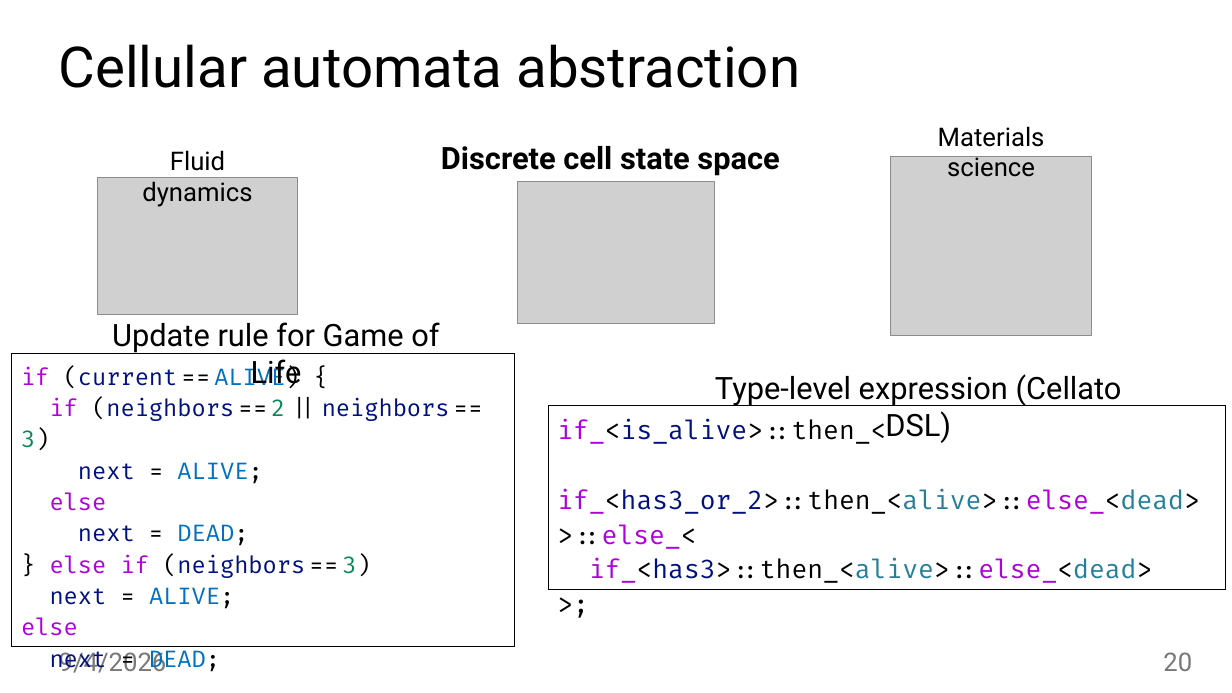
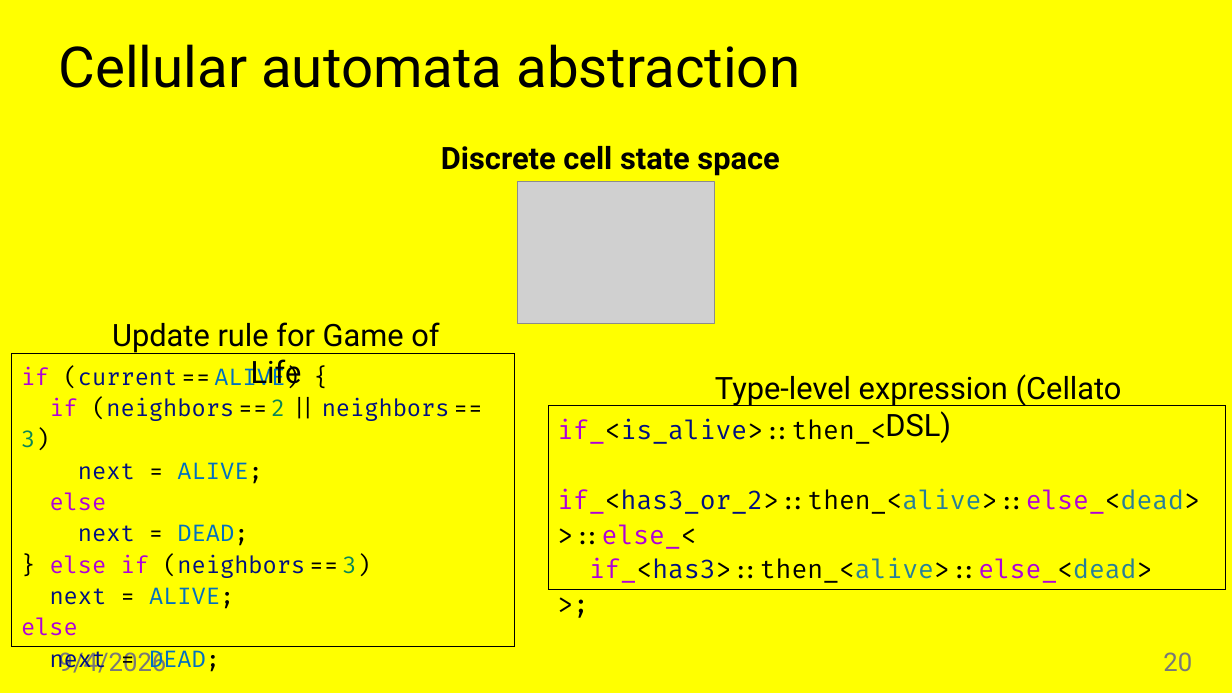
Before and after one commit to jiriklepl/phd-thesis, a slide deck: slide 20 of slides/Optimizing Memory Layouts and Traversal Orders in High-Performance Computing.pptx. Drawn at 1232x693 pixels with LibreOffice and Linux fonts; fonts in the diff are those of the drawing; grey boxes stand for pictures; background and template pictures are left out. Boxes give left, top, right and bottom in pixels: in the first picture for what was removed or moved away, otherwise in the second. Text is boxed around its words. In the diff, an @@ line names an element or a change of style, - is before the commit and + after.

```diff
--- a/slides/Optimizing Memory Layouts and Traversal Orders in High-Performance Computing.pptx
+++ b/slides/Optimizing Memory Layouts and Traversal Orders in High-Performance Computing.pptx
@@ background #FFFFFF to #FFFF00 @@
@@ text removed at [938, 126, 1045, 177] @@
-Materials science
@@ picture removed at [97, 177, 298, 314] @@
@@ text removed at [142, 150, 252, 207] @@
-Fluid dynamics
@@ picture removed at [891, 156, 1092, 335] @@
```
Also in this commit, not shown: 6 other slides changed.
